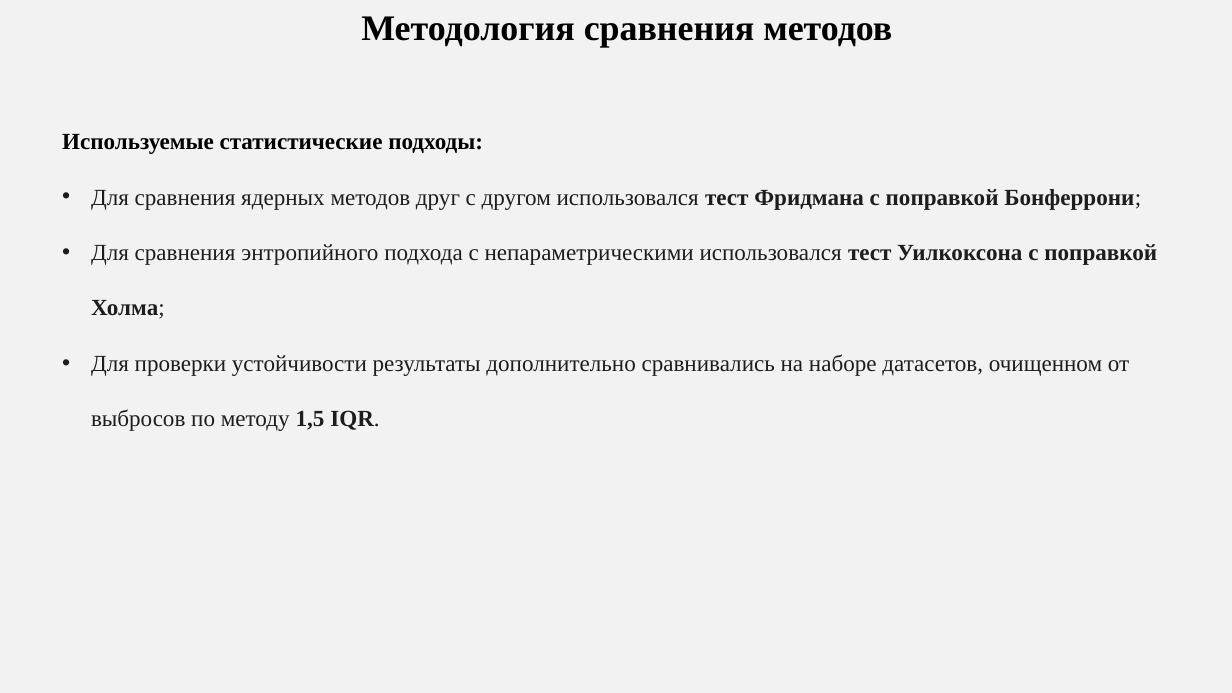
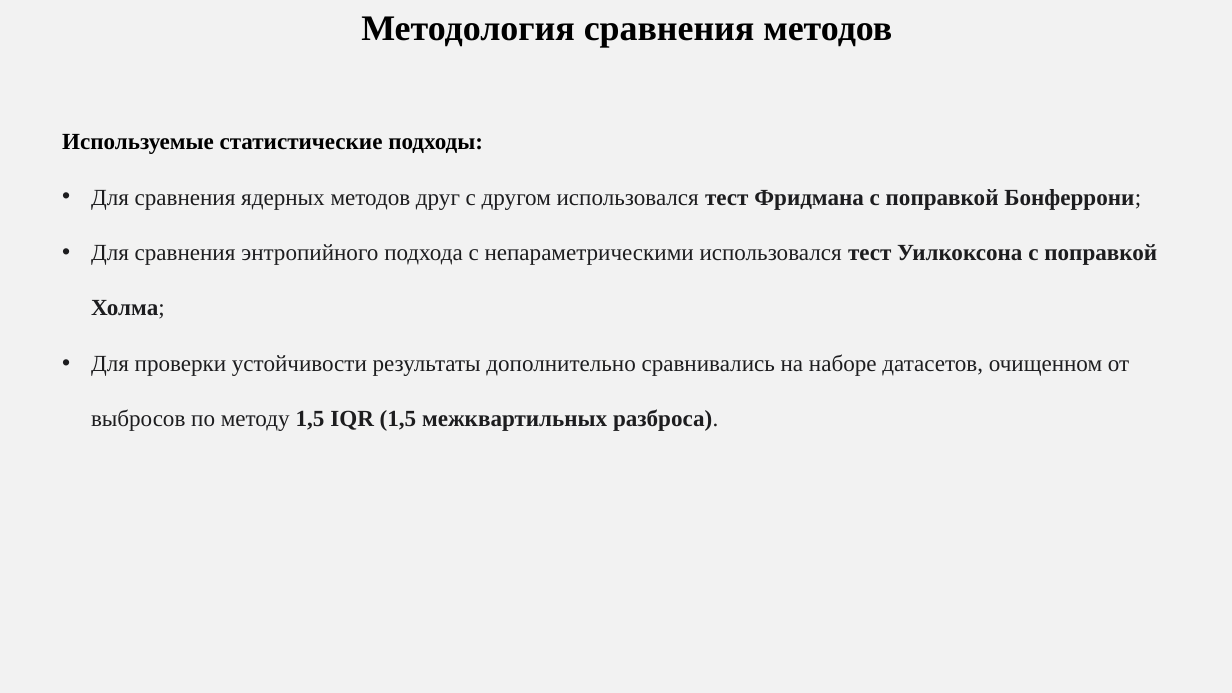
Before and after one commit to AnfimovAleksandr/mag_diploma, a slide deck: slide 10 of Защита диплома/Anfimov_diplom.pptx. Drawn at 1232x693 pixels with LibreOffice and Linux fonts; fonts in the diff are those of the drawing. Boxes give left, top, right and bottom in pixels: in the first picture for what was removed or moved away, otherwise in the second. Text is boxed around its words. In the diff, an @@ line names an element or a change of style, - is before the commit and + after.

```diff
--- a/Защита диплома/Anfimov_diplom.pptx
+++ b/Защита диплома/Anfimov_diplom.pptx
@@ text at box(91, 354, 1129, 431): text changed @@
-• Для проверки устойчивости результаты дополнительно сравнивались на наборе датасетов, очищенном от выбросов по методу 1,5 IQR.
+• Для проверки устойчивости результаты дополнительно сравнивались на наборе датасетов, очищенном от выбросов по методу 1,5 IQR (1,5 межквартильных разброса).
```
Also in this commit, not shown: 5 other slides changed, 1 slide added, 1 slide removed, 9 other files.
